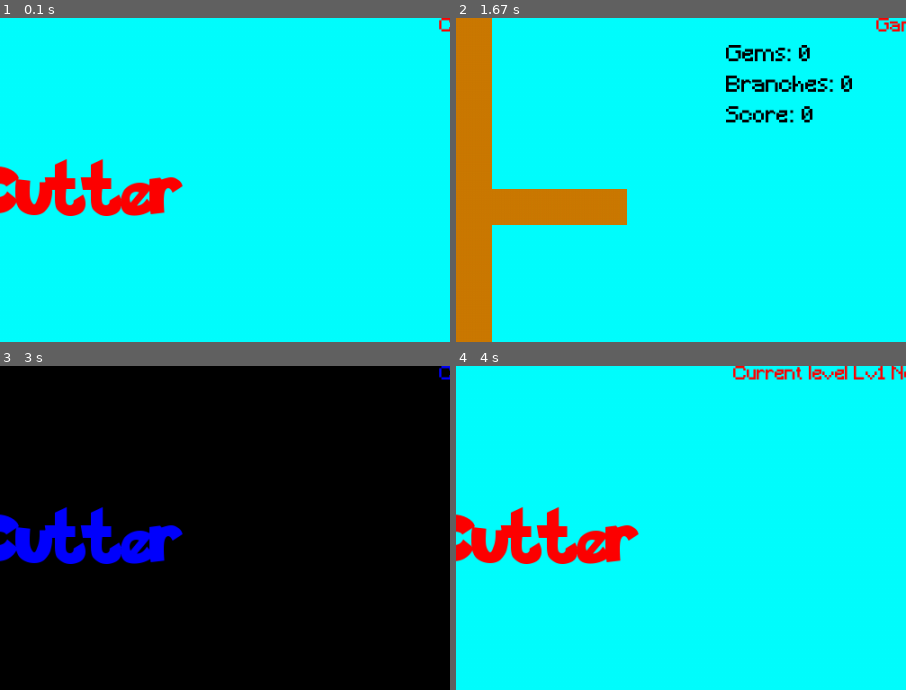
Above: before the commit, frames 1-4 (two rows, left to right).
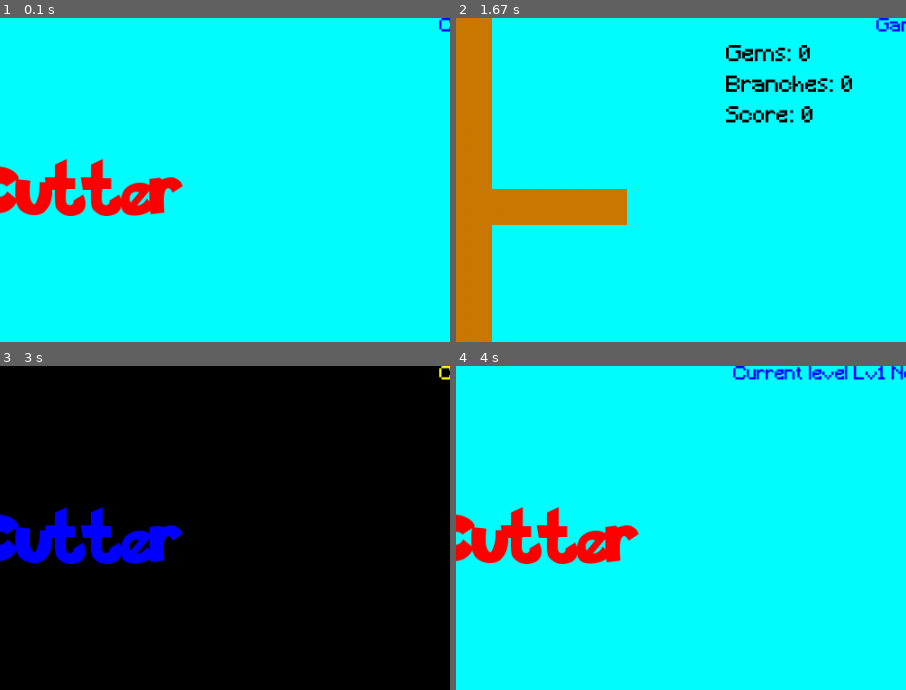
Above: after the commit, the same moments.

Repository: stevensymeow/Wood-Cutter-Pygame-Remake
Game: pygame game, started from main.py
The game is run twice, just before and just after one commit, with the same random seed, the same clock (stepped at 60 frames per second) and the same inputs.
Inputs:
- Up to frame 1 (0.1 s): no input
- Up to frame 2 (1.67 s): click "START" at 0.38 s; tap 1 at 0.67 s; hold Right 1-1.47 s; tap Space at 1.5 s
- Up to frame 3 (3 s): tap B at 2.33 s; click "Next Level" at 2.72 s
- Up to frame 4 (4 s): click "Previous Level" at 3.05 s; tap 1 at 3.33 s
The pictures show only the part of the screen within x 50-100%, y 0-50%; the shares and areas given below are measured in that part.

The runs differ from the first frame. In frame 1, less than 0.1% of the frame differs, in the area x 97-100%, y 0-5%; in frame 2, 0.2%; in frame 3, less than 0.1%; in frame 4, 0.8%, in the area x 61-100%, y 0-5%.

Commit message:
Small adjust: Running text color, key A and D

Diff:
--- a/assets/data/info0.json
+++ b/assets/data/info0.json
@@ -38,6 +38,11 @@
         0,
         0
       ],
+      "text_color": [
+        0,
+        0,
+        255
+      ],
       "fall_speed": 7,
       "branch_move_speed": 10,
       "branch_emerge_speed": 15,
@@ -76,6 +81,11 @@
         255,
         255,
         255
+      ],
+      "text_color": [
+        255,
+        255,
+        0
       ],
       "fall_speed": 7,
       "branch_move_speed": 10,
@@ -116,6 +126,11 @@
         255,
         255
       ],
+      "text_color": [
+        0,
+        255,
+        255
+      ],
       "fall_speed": 7,
       "branch_move_speed": 10,
       "branch_emerge_speed": 15,
--- a/audit_log.txt
+++ b/audit_log.txt
@@ -47,4 +47,7 @@
              === Git Pushed === -- Lv3 branch emerge, config.json save bool directly
              keys
 
+[2025/06/02] Level(): text_color
+             MenuScene(), GameScene(): implied
+
              abcdefghijklmnopqrstuvwxyz
--- a/src/core/engine.py
+++ b/src/core/engine.py
@@ -8,6 +8,8 @@
 from src.scenes.menu_scene import MenuScene
 from src.scenes.game_scene import GameScene
 #from src.scenes.setting_scene import SettingScene
+
+import time
 
 class Engine:
 
@@ -30,13 +32,13 @@
         self.window_icon = resource_manager.get_image("window_icon/mochicat.png")
         pg.display.set_icon(self.window_icon)
 
-        # By me: do some initializing of GameSettings here
+        # -- GameSettings --
+        # Get version
+        GameSettings.get_version()
+        GameSettings.save_config()
         #GameSettings.json_path_init()
-        GameSettings.save_config()
         #GameSettings.load_config()
 
-        # Get version
-        GameSettings.get_version()
 
         # By me: initialize GameInfo here
         #GameInfo.load_info()
@@ -57,9 +59,21 @@
         try:
             while self.running:
                 dt = self.clock.tick(GameSettings.FPS) / 1000.0
+                t0 = time.monotonic()
                 self.handle_events()
+                t1 = time.monotonic()
                 self.update(dt)
+                t2 = time.monotonic()
                 self.render()
+                t3 = time.monotonic()
+                total = (t3 - t0) * 1000
+                if total > 200:
+                    Logger.warning(
+                        f"Slow frame: {total:.0f}ms "
+                        f"(events={1000*(t1-t0):.0f} "
+                        f"update={1000*(t2-t1):.0f} "
+                        f"draw={1000*(t3-t2):.0f})"
+                    )
         except KeyboardInterrupt:
             Logger.warning("Don't kill me like that if not necessary!")
             self.end()
--- a/src/core/managers/game_manager.py
+++ b/src/core/managers/game_manager.py
@@ -255,6 +255,7 @@
                 left_bound = self.wood_cutter.x_left - self.wood_cutter.width/2
                 right_bound = self.wood_cutter.x_right + self.wood_cutter.width/2
                 start_condition = self.input_manager.key_pressed(pg.K_LEFT) or self.input_manager.key_pressed(pg.K_RIGHT) or \
+                                  self.input_manager.key_pressed(pg.K_a) or self.input_manager.key_pressed(pg.K_d) or \
                     (self.input_manager.mouse_pressed(1) and left_bound <= self.input_manager.mouse_pos[0] <= right_bound)
                 if start_condition:
                     self.game_init()
--- a/src/interface/components/wood_cutter.py
+++ b/src/interface/components/wood_cutter.py
@@ -72,9 +72,9 @@
 
     def do_cut(self):
         pcx = GameSettings.SCREEN_WIDTH/2
-        left_condition = input_manager.key_down(pg.K_LEFT) or \
+        left_condition = input_manager.key_down(pg.K_LEFT) or input_manager.key_down(pg.K_a) or \
         (input_manager.mouse_down(1) and input_manager.mouse_pos[0] < pcx)
-        right_condition = input_manager.key_down(pg.K_RIGHT) or \
+        right_condition = input_manager.key_down(pg.K_RIGHT) or input_manager.key_down(pg.K_d) or \
         (input_manager.mouse_down(1) and input_manager.mouse_pos[0] > pcx)
         if self.pos == -1:
             if right_condition:
--- a/src/levels/level.py
+++ b/src/levels/level.py
@@ -14,8 +14,10 @@
     # Color
     background_color: RGBColor
     title_color: RGBColor
+    button_color: RGBColor
     player_color: RGBColor
     score_color: RGBColor
+    text_color: RGBColor
     # Speed
     fall_speed: int
     branch_move_speed: int
@@ -45,6 +47,7 @@
     button_color: RGBColor = (255, 125, 0)
     player_color: RGBColor = (0, 0, 0)
     score_color: RGBColor = (0, 0, 0)
+    text_color: RGBColor = (255, 0, 0)
 
     # Speed
     fall_speed: int = 7
@@ -92,17 +95,15 @@
         return block
 
     def to_dict(self) -> LevelInfo:
-        block: LevelInfo = {
-            "level_label": self.level_label,
-            "level_name": self.level_name,
-            "bgm_path": self.bgm_path,
-            "gg_bgm": self.gg_bgm,
-            "background_color": self.background_color,
-            "title_color": self.title_color,
-            "button_color": self.button_color,
-            "player_color": self.player_color,
-            "score_color": self.score_color,
-        }
+        block: LevelInfo = self.make_block()
+
+        # Color
+        block["background_color"] = self.background_color
+        block["title_color"] = self.title_color
+        block["button_color"] = self.button_color
+        block["player_color"] = self.player_color
+        block["score_color"] = self.score_color
+        block["text_color"] = self.text_color
 
         # Speed
         block["fall_speed"] = self.fall_speed
@@ -165,6 +166,7 @@
         level.button_color = data.get("button_color") or level.button_color
         level.player_color = data.get("player_color") or level.player_color
         level.score_color = data.get("score_color") or level.score_color
+        level.text_color = data.get("text_color") or level.text_color
 
         # Speed
         level.fall_speed = data.get("fall_speed") or level.fall_speed
--- a/src/scenes/game_scene.py
+++ b/src/scenes/game_scene.py
@@ -94,7 +94,7 @@
         self.branch_text.set_color(score_color)
         self.score_text.set_color(score_color)
         # Text
-        text_color = curr_lv.title_color
+        text_color = curr_lv.text_color
         self.running_text.set_color(text_color)
 
     @override
--- a/src/scenes/menu_scene.py
+++ b/src/scenes/menu_scene.py
@@ -51,7 +51,8 @@
         # Running Text
         font = GameSettings.TEXT_FONT
         run_text = "As you can see, this is the classic Poper-cop313 Wood Cutter game REMAKE!!!"
-        self.running_text = RunningText(run_text, 20, font, title_color)
+        text_color = self.game_manager.curr_lv.text_color
+        self.running_text = RunningText(run_text, 20, font, text_color)
 
         # Button
         button_color = self.game_manager.curr_lv.button_color
@@ -107,7 +108,7 @@
             # Title text
             self.main_title.set_color(curr_lv.title_color)
             # Running text
-            self.running_text.set_color(curr_lv.title_color)
+            self.running_text.set_color(curr_lv.text_color)
             # Buttons
             button_color = curr_lv.button_color
             self.start_button.set_color(button_color)
